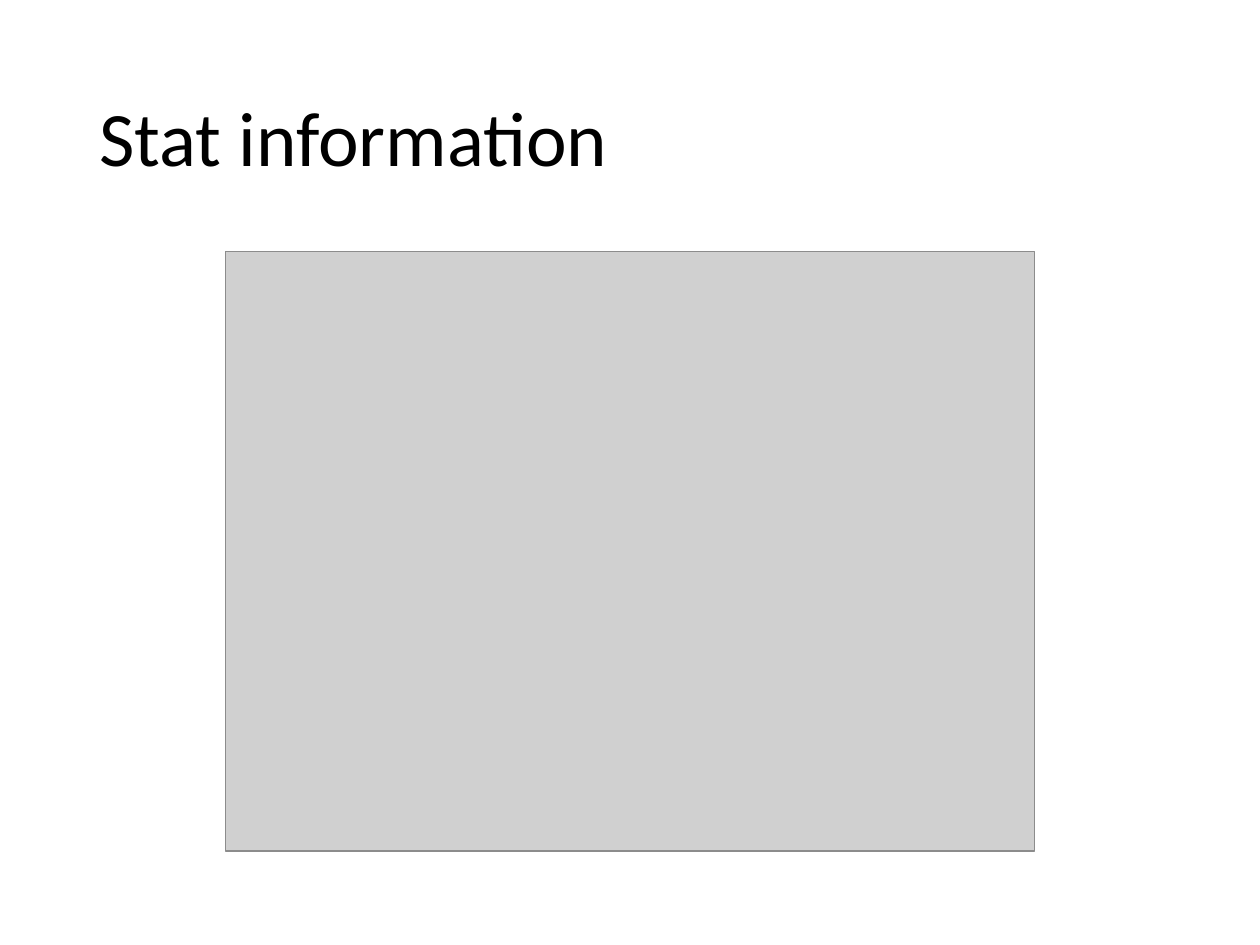
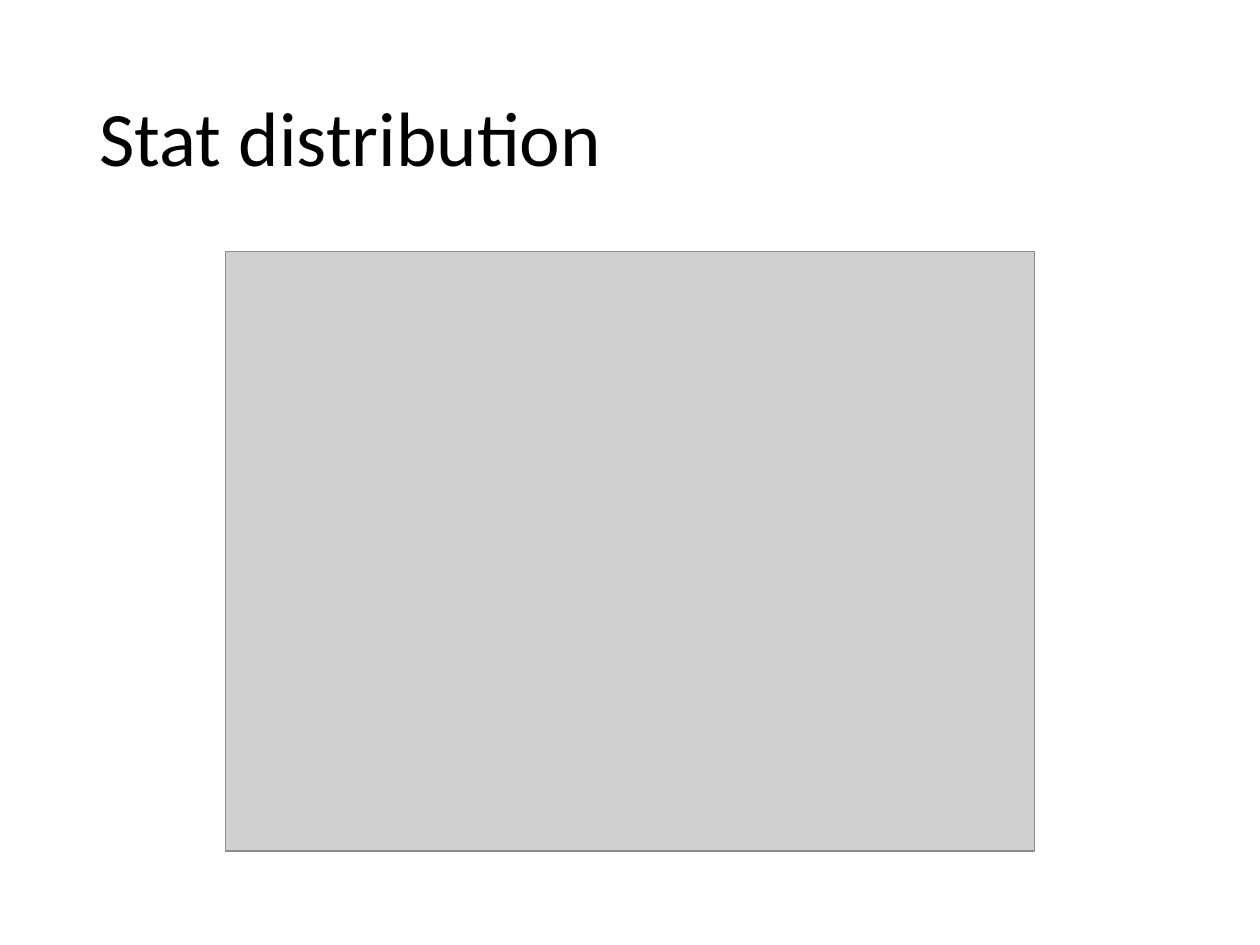
Before and after one commit to wwarriner/pokemon_battles, a slide deck: slide 15 of summary.pptx (slide 10 before the commit). Drawn at 1260x945 pixels with LibreOffice and Linux fonts; fonts in the diff are those of the drawing; grey boxes stand for pictures. Boxes give left, top, right and bottom in pixels: in the first picture for what was removed or moved away, otherwise in the second. Text is boxed around its words. In the diff, an @@ line names an element or a change of style, - is before the commit and + after.

```diff
--- a/summary.pptx
+++ b/summary.pptx
@@ title at [99, 112, 601, 167]: text changed @@
-Stat information
+Stat distribution
```
Also in this commit, not shown: 12 other slides changed, 8 slides added, 3 slides removed, 9 other files.
